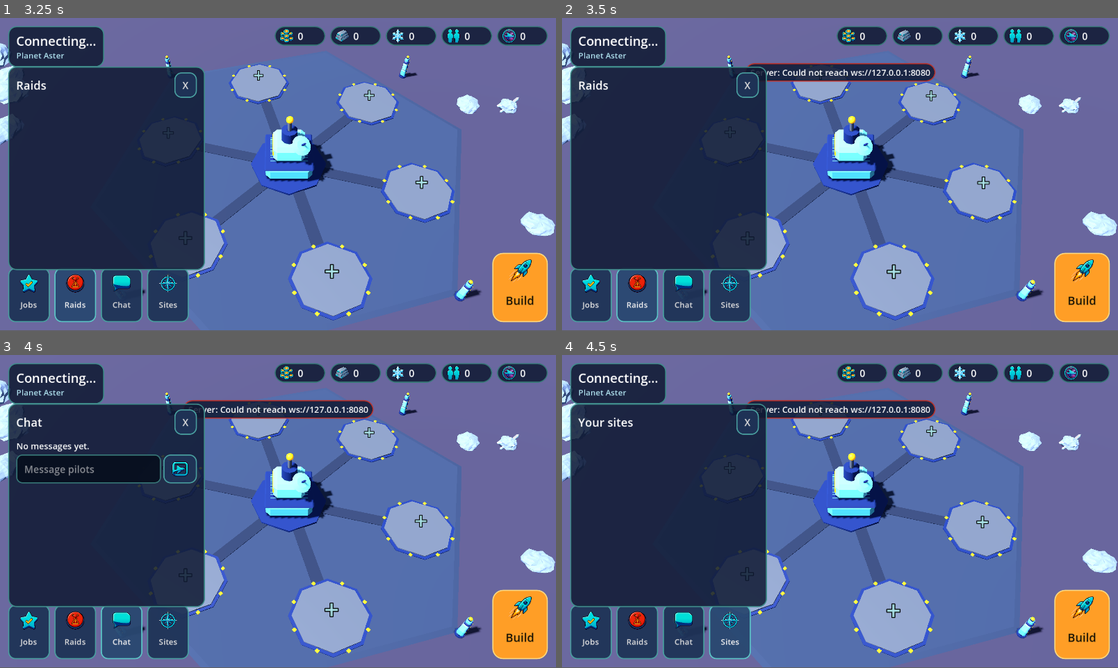
Above: before the commit, frames 1-4 (two rows, left to right).
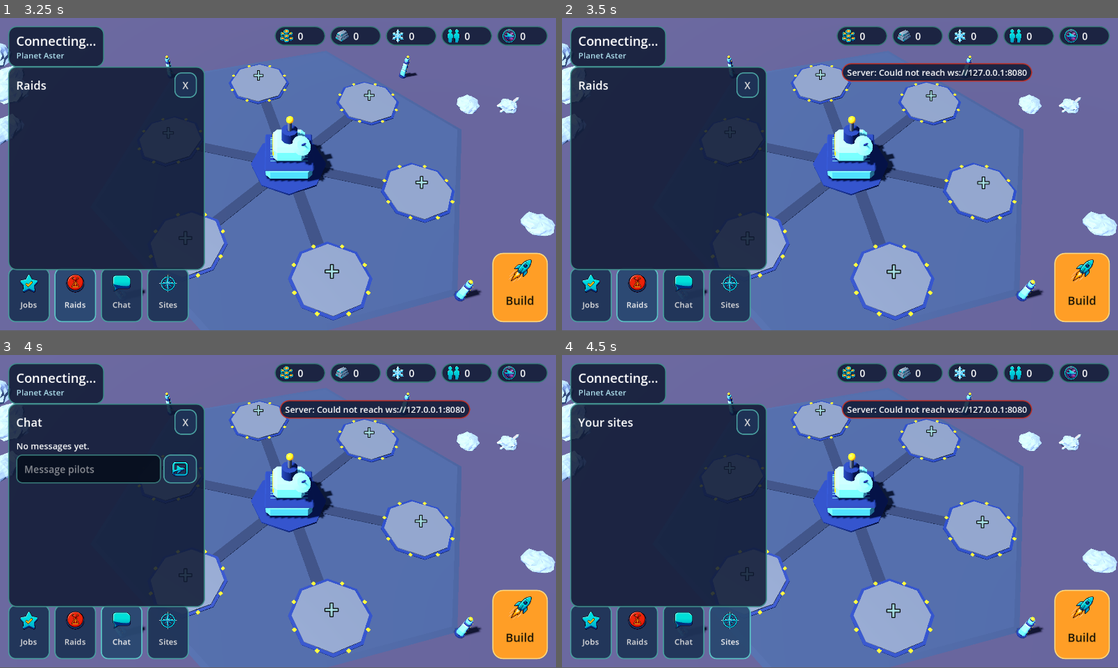
Above: after the commit, the same moments.

Repository: AkaneSunset/Teal-Galaxy
Game: Godot game, scene res://main.tscn
Same seed, same stepped clock (60 frames per second), same inputs: the game is played once before the commit and once after it.
Inputs (mouse positions are in pixels of both pictures, inside the frame that each line leads up to):
- Up to frame 1 (3.25 s): click (278, 158) at 0.52 s; type "Alex" at 0.6 s; click "Builder (phone)" at 1.25 s; click "Jobs" at 2 s; click "Raids" at 2.75 s
- Up to frame 2 (3.5 s): no input
- Up to frame 3 (4 s): click "Chat" at 3.5 s
- Up to frame 4 (4.5 s): click "Sites" at 4.25 s

Frame 1 is identical in both runs. In frame 2, 2.1% of the frame differs, in the area x 33-85%, y 14-21%; in frame 3, 2.1%; in frame 4, 2.1%.

Commit message:
Fleet attacks on satellite sites
Builders send their hangar at another Builder's satellite site from the new
Fleet page. Travel time follows the slowest ship; the battle weighs the fleet
against the site's placed pieces and security tier. A win loots 40% of each
vault stack and shields the site for 10 minutes; survivors bring it home.
Defenders see an Incoming banner. Home planets stay safe.

Also fixes a recursion when a Builder's sites appeared before the welcome.

Co-Authored-By: Claude Opus 5.5 (1M context) <noreply@anthropic.com>
Claude-Session: https://claude.ai/code/session_01SLfdji4p7dVz7xwHZsN6bX

Diff:
--- a/game/builder.gd
+++ b/game/builder.gd
@@ -50,6 +50,10 @@
 var _jobs_btn: Button
 var _home_btn: Button
 var _sites_list: VBoxContainer
+var _fleet_status: Label
+var _fleet_targets: VBoxContainer
+var _fleet_log: Label
+var _fleet_key := ""
 var _sites_key := ""
 var _site_count := -1 # this Builder's sites at the last refresh, to follow a newly founded one
 var _focus := Vector3(0, 0, 4)
@@ -69,6 +73,7 @@
 var _goods: Label
 var _banner: Button
 var _toasts: VBoxContainer
+var _top_mid: VBoxContainer # banner and toasts; moves right while the drawer is open
 var _raids_btn: Button
 var _select_box: VBoxContainer
 var _select_name: Label
@@ -527,12 +532,17 @@
 	res_col.add_child(res_row)
 	for r in [["credits", "credits"], ["metal", "metal"], ["ice", "ice"], ["population", "group"], ["navy", "ship_emblem"]]:
 		_stock[r[0]] = _pill(res_row, r[1])
+	var navy_pill: Control = _stock.navy.get_parent().get_parent()
+	navy_pill.mouse_filter = Control.MOUSE_FILTER_STOP
+	navy_pill.tooltip_text = "Your navy: tap for the fleet"
+	navy_pill.gui_input.connect(func(ev): if ev is InputEventMouseButton and ev.pressed and ev.button_index == MOUSE_BUTTON_LEFT: _toggle_page("fleet"))
 	_goods = _label(res_col, 14)
 	_goods.horizontal_alignment = HORIZONTAL_ALIGNMENT_RIGHT
 	_goods.modulate = Color(0.85, 0.95, 1.0)
 
 	# Top centre: raid banner, then toasts.
 	var top_mid := VBoxContainer.new()
+	_top_mid = top_mid
 	_pin(top_mid, Control.PRESET_CENTER_TOP)
 	top_mid.offset_top = 64
 	top_mid.mouse_filter = Control.MOUSE_FILTER_IGNORE
@@ -680,6 +690,11 @@
 	_yard_cancel.text = "Cancel last in queue (full refund)"
 	_yard_cancel.pressed.connect(func(): Net.send({"type": "cancel_ship", "planet": _pid(), "slot": _foundry_slot()}))
 	yard.add_child(_yard_cancel)
+	var to_fleet := Button.new()
+	to_fleet.text = "Fleet and attacks"
+	to_fleet.icon = load(ICONS + "launch.png")
+	to_fleet.pressed.connect(func(): _show_page("fleet"))
+	yard.add_child(to_fleet)
 	_yard_ships = VBoxContainer.new()
 	_yard_ships.add_theme_constant_override("separation", 8)
 	yard.add_child(_yard_ships)
@@ -690,6 +705,22 @@
 	_sites_list.add_theme_constant_override("separation", 8)
 	body.add_child(_sites_list)
 	_pages["sites"] = _sites_list
+
+	# Fleet: ships out and coming home, fleets heading for your sites, and targets to attack.
+	var fleet := VBoxContainer.new()
+	fleet.add_theme_constant_override("separation", 10)
+	body.add_child(fleet)
+	_fleet_status = _label(fleet, 15)
+	_fleet_status.autowrap_mode = TextServer.AUTOWRAP_WORD_SMART
+	var targets_title := _label(fleet, 16)
+	targets_title.text = "Targets: other Builders' satellite sites"
+	_fleet_targets = VBoxContainer.new()
+	_fleet_targets.add_theme_constant_override("separation", 8)
+	fleet.add_child(_fleet_targets)
+	_fleet_log = _label(fleet, 14)
+	_fleet_log.autowrap_mode = TextServer.AUTOWRAP_WORD_SMART
+	_fleet_log.modulate = Color(0.8, 0.9, 0.95)
+	_pages["fleet"] = fleet
 
 	var chat := VBoxContainer.new()
 	chat.size_flags_vertical = Control.SIZE_EXPAND_FILL
@@ -836,7 +867,9 @@
 	for p in _pages:
 		_pages[p].visible = p == page
 	_drawer.visible = page != ""
-	_drawer_title.text = {"jobs": "Jobs", "raids": "Raids", "chat": "Chat", "info": "Info", "shipyard": "Shipyard", "sites": "Your sites"}.get(page, "")
+	_top_mid.anchor_left = 0.68 if page != "" else 0.5
+	_top_mid.anchor_right = _top_mid.anchor_left
+	_drawer_title.text = {"jobs": "Jobs", "raids": "Raids", "chat": "Chat", "info": "Info", "shipyard": "Shipyard", "sites": "Your sites", "fleet": "Fleet"}.get(page, "")
 	if page != "":
 		_shop.visible = false
 	if page == "info" and _selected >= 0:
@@ -881,6 +914,9 @@
 func _on_banner() -> void:
 	var raids := _my_raids()
 	if raids.is_empty():
+		var incoming := _incoming()
+		if not incoming.is_empty():
+			show_view(incoming[0].target)
 		return
 	var r: Dictionary = raids[0]
 	if Net.planet(r.planet).get("kind", "") == "satellite":
@@ -1011,6 +1047,8 @@
 	_refresh_selection(state)
 	if _page == "sites":
 		_refresh_sites(state)
+	if _page == "fleet":
+		_refresh_fleet(state)
 	_refresh_raids(state)
 	_refresh_jobs(state)
 	if _page == "shipyard":
@@ -1260,11 +1298,14 @@
 
 ## Opens a site the Builder has just founded.
 func _follow_new_site() -> void:
+	if Net.home == "":
+		return # not welcomed yet, so which sites are ours isn't known
 	var sites := _my_sites()
-	if _site_count >= 0 and sites.size() > _site_count:
+	var before := _site_count
+	_site_count = sites.size() # before show_view, which refreshes and lands back here
+	if before >= 0 and sites.size() > before:
 		show_view(sites[-1].id)
 		toast("New satellite site: tap Build to place defences", C_TEAL)
-	_site_count = sites.size()
 
 
 func _refresh_sites(state: Dictionary) -> void:
@@ -1297,6 +1338,95 @@
 	hint.autowrap_mode = TextServer.AUTOWRAP_WORD_SMART
 	hint.modulate = Color(0.75, 0.9, 0.95)
 	hint.text = "Found a satellite site by buying a facility in the Build shop (up to %d)." % int(Net.catalog.get("sites", {}).get("max", 3))
+
+
+## Fleets on their way to this Builder's sites.
+func _incoming() -> Array:
+	return Net.state.get("attacks", []).filter(func(a): return a.defender == Net.my_planet().get("owner") and a.status == "flying")
+
+
+## A site's whole defence, worked out the same way as the server's siteDefence().
+func _site_defence(site: Dictionary) -> Dictionary:
+	var pieces: Dictionary = Net.catalog.get("sites", {}).get("pieces", {})
+	var attack := 0
+	var hull := 0
+	for p in site.get("pieces", []):
+		attack += int(pieces[p.type].attack)
+		hull += int(pieces[p.type].hull)
+	var tier := int(site.buildings[0].security) if site.get("buildings", []) else 1
+	var s: Dictionary = Net.catalog.get("security", {}).get(str(tier), {"turrets": 0, "guards": 0})
+	attack += int(s.turrets) * int(pieces.get("turret", {"attack": 0}).attack) + int(s.guards)
+	hull += int(s.turrets) * int(pieces.get("turret", {"hull": 0}).hull) + 40 * tier
+	return {"attack": attack, "hull": hull}
+
+
+func _fleet_power() -> Dictionary:
+	var ships: Dictionary = Net.catalog.get("ships", {})
+	var navy: Dictionary = _econ().get("navy", {})
+	var attack := 0
+	var hull := 0
+	for id in navy:
+		attack += int(navy[id]) * int(ships.get(id, {"attack": 0}).attack)
+		hull += int(navy[id]) * int(ships.get(id, {"hull": 0}).hull)
+	return {"attack": attack, "hull": hull}
+
+
+func _refresh_fleet(state: Dictionary) -> void:
+	var me = Net.my_planet().get("owner")
+	var now := Net.now_ms()
+	var power := _fleet_power()
+	var lines := ["In the hangar: %d ships, attack %d, hull %d" % [_fleet_size(state), power.attack, power.hull]]
+	for a in state.get("attacks", []):
+		var t := 0.0
+		if a.status == "flying":
+			t = (float(a.arriveAt) - now) / 1000.0
+		else:
+			t = (float(a.returnAt) - now) / 1000.0
+		t = maxf(t, 0.0)
+		if a.attacker == me:
+			lines.append(("Your fleet reaches %s in %d:%02d" if a.status == "flying" else "Your fleet is flying home from %s, %d:%02d") % [a.siteName, int(t) / 60, int(t) % 60])
+		elif a.defender == me and a.status == "flying":
+			lines.append("INCOMING: %s's fleet reaches your %s in %d:%02d" % [a.attacker, a.siteName, int(t) / 60, int(t) % 60])
+	_fleet_status.text = "\n".join(lines)
+
+	var targets: Array = state.system.planets.filter(func(p): return p.get("kind", "") == "satellite" and p.get("owner") != null and p.owner != me)
+	var key := JSON.stringify([targets.map(func(p): return [p.id, p.get("shieldUntil", 0) > now, _site_defence(p)]), _fleet_size(state)])
+	if key != _fleet_key:
+		_fleet_key = key
+		for c in _fleet_targets.get_children():
+			c.queue_free()
+		if targets.is_empty():
+			_label(_fleet_targets, 14).text = "No other Builder has a satellite site yet."
+		for p in targets:
+			var d := _site_defence(p)
+			var shielded := float(p.get("shieldUntil", 0)) > now
+			var btn := Button.new()
+			btn.icon = load(ICONS + "launch.png")
+			btn.alignment = HORIZONTAL_ALIGNMENT_LEFT
+			btn.autowrap_mode = TextServer.AUTOWRAP_WORD_SMART
+			btn.text = "%s (%s)\nDefence: attack %d, hull %d%s" % [p.name, p.owner, d.attack, d.hull, "\nShielded after an attack" if shielded else ("\nTap to send every ship" if _fleet_size(state) > 0 else "\nNo ships in the hangar")]
+			btn.disabled = shielded or _fleet_size(state) == 0
+			var id: String = p.id
+			btn.pressed.connect(func(): Net.send({"type": "launch_attack", "target": id}))
+			_fleet_targets.add_child(btn)
+
+	var log_lines := []
+	var history: Array = state.get("attackLog", [])
+	for i in range(history.size() - 1, maxi(-1, history.size() - 6), -1):
+		var e: Dictionary = history[i]
+		if e.attacker != me and e.defender != me:
+			continue
+		var loot := []
+		for item in e.loot:
+			loot.append("%d %s" % [e.loot[item], Net.item_name(item)])
+		var lost := 0
+		for id in e.lost:
+			lost += int(e.lost[id])
+		if e.attacker == me:
+			log_lines.append("%s at %s: %s, %d ships lost%s" % ["Won" if e.won else "Driven off", e.site, "took " + ", ".join(loot) if loot else "no loot", lost, ""])
+		else:
+			log_lines.append("%s attacked your %s: %s" % [e.attacker, e.site, ("they took " + ", ".join(loot)) if e.won else "your defences held"])
+	_fleet_log.text = ("Recent battles\n" + "\n".join(log_lines)) if log_lines else ""
 
 
 func _refresh_info(state: Dictionary) -> void:
@@ -1426,13 +1556,17 @@
 		lines.append("%s at %s: %s%s" % [e.pilot, e.facility, e.outcome, (", took " + ", ".join(stolen)) if stolen else ""])
 	_raids.text = "\n\n".join(lines) if lines else "No raids yet. Facilities you build can be raided by pilots."
 
-	_banner.visible = not live.is_empty()
+	var incoming := _incoming()
+	_banner.visible = not live.is_empty() or not incoming.is_empty()
 	_raids_btn.modulate = Color(1, 0.6, 0.55) if not live.is_empty() else Color.WHITE
 	if not live.is_empty():
 		var r: Dictionary = live[0]
 		var left := maxf(0.0, (float(r.endsAt) - Net.now_ms()) / 1000.0)
-		_banner.text = "Raid at %s  %d:%02d  Heat %d" % [BUILDING_INFO.get(_building_at(int(r.slot)).get("type", ""), {"name": r.facility}).name,
-			int(left) / 60, int(left) % 60, r.heat]
+		_banner.text = "Raid at %s  %d:%02d  Heat %d" % [r.facility, int(left) / 60, int(left) % 60, r.heat]
+	elif not incoming.is_empty():
+		var a: Dictionary = incoming[0]
+		var left := maxf(0.0, (float(a.arriveAt) - Net.now_ms()) / 1000.0)
+		_banner.text = "Incoming: %s's fleet reaches %s in %d:%02d" % [a.attacker, a.siteName, int(left) / 60, int(left) % 60]
 
 
 ## New activity-feed entries pop up as toasts. The backlog at connect time is skipped.
Not shown, changed: README.md
Not shown, changed: server/galaxy.js
Not shown, changed: server/navy.js
Not shown, changed: server/server.js
Not shown, added: server/test/attack.test.js
